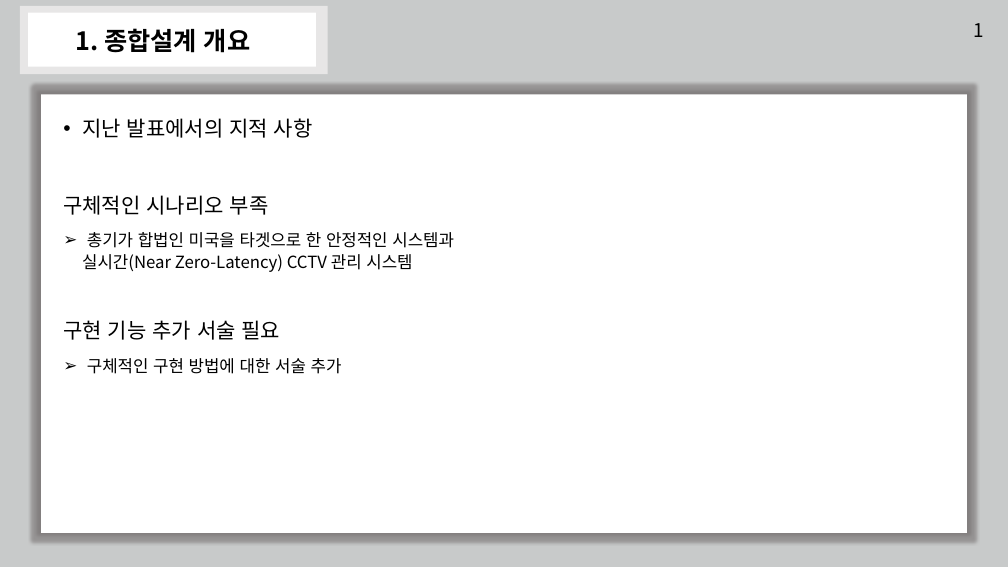
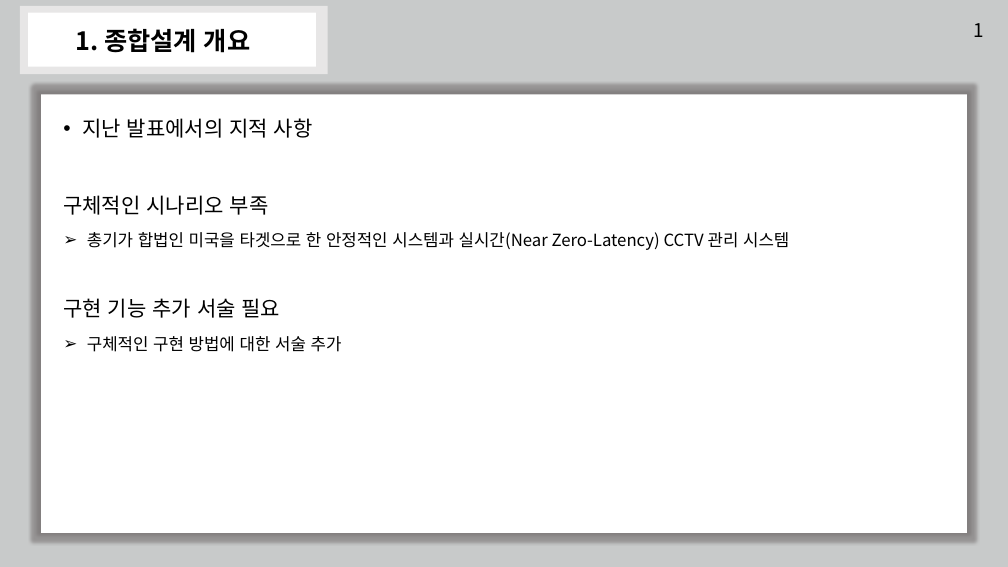
Before and after one commit to TeamGym/CapstonDesign2022-A, a slide deck: slide 3 of Documentation/종합설계_2차_설계서_발표.pptx. Drawn at 1008x567 pixels with LibreOffice and Linux fonts; fonts in the diff are those of the drawing. Boxes give left, top, right and bottom in pixels: in the first picture for what was removed or moved away, otherwise in the second. Text is boxed around its words. In the diff, an @@ line names an element or a change of style, - is before the commit and + after.

```diff
--- a/Documentation/종합설계_2차_설계서_발표.pptx
+++ b/Documentation/종합설계_2차_설계서_발표.pptx
@@ text "지난 발표에서의 지적 사항" rewrapped from (63,118,454,374) to (63,118,789,352) @@
```
Also in this commit, not shown: 3 other slides changed.
